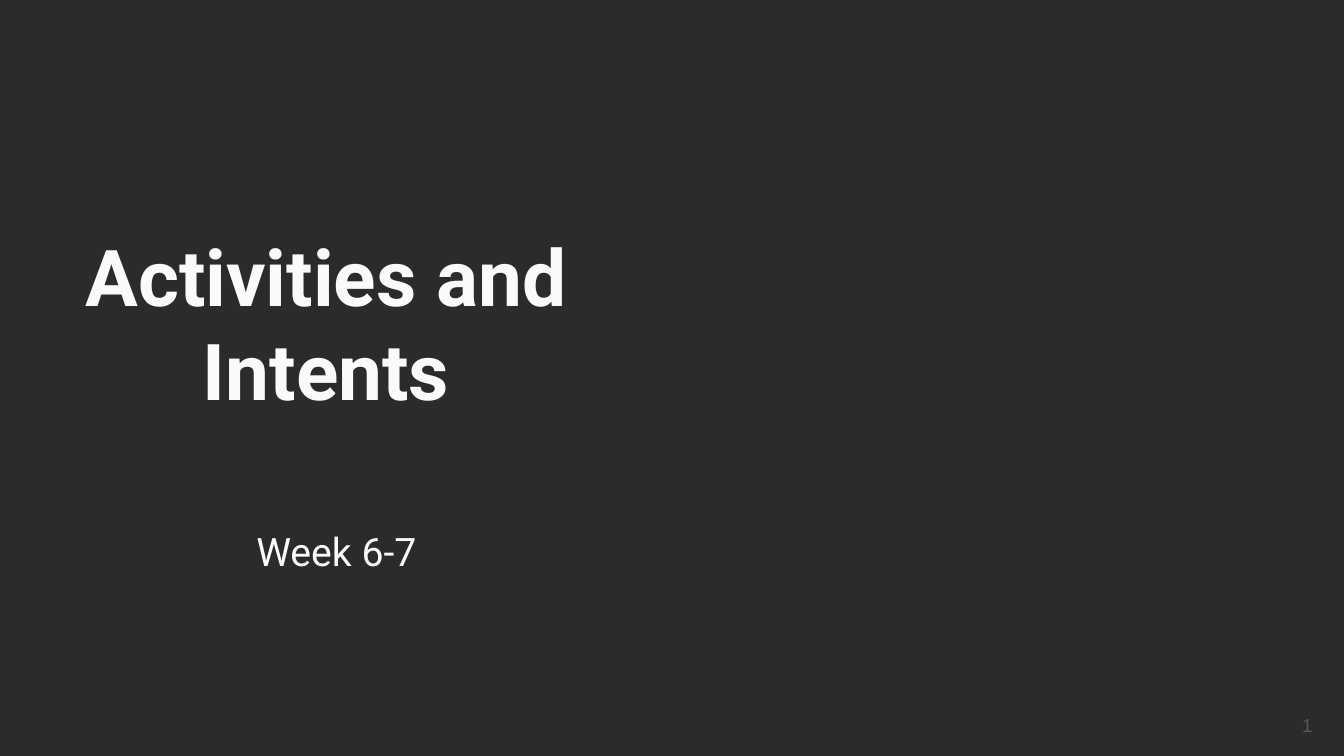
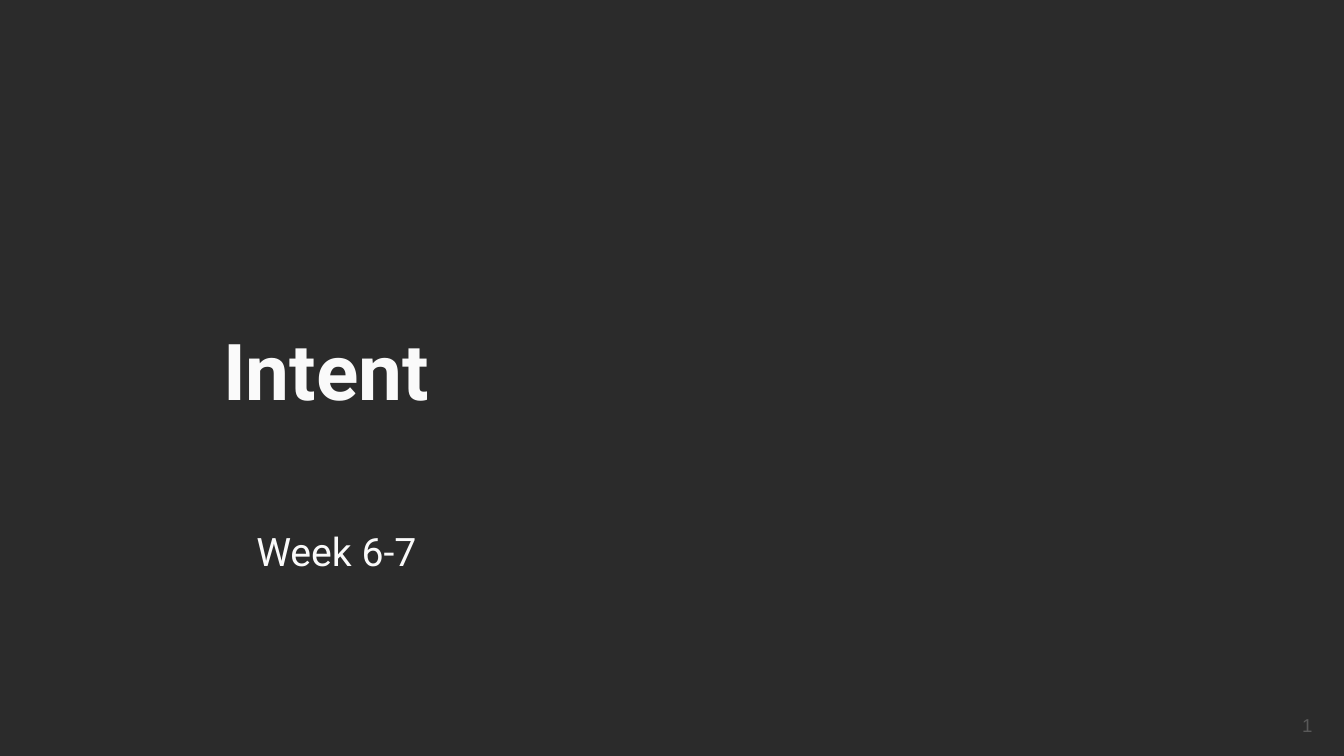
Before and after one commit to robitussin/CTAPDEVL, a slide deck: slide 1 of 4 - Intent/Intent.pptx. Drawn at 1344x756 pixels with LibreOffice and Linux fonts; fonts in the diff are those of the drawing; background and template pictures are left out; a plain dark background stands for a picture behind light text. Boxes give left, top, right and bottom in pixels: in the first picture for what was removed or moved away, otherwise in the second. Text is boxed around its words. In the diff, an @@ line names an element or a change of style, - is before the commit and + after.

```diff
--- a/4 - Intent/Intent.pptx
+++ b/4 - Intent/Intent.pptx
@@ title at (223,344,429,401): text changed @@
-Activities and Intents
+Intent
```
Also in this commit, not shown: 1 other slide changed.
